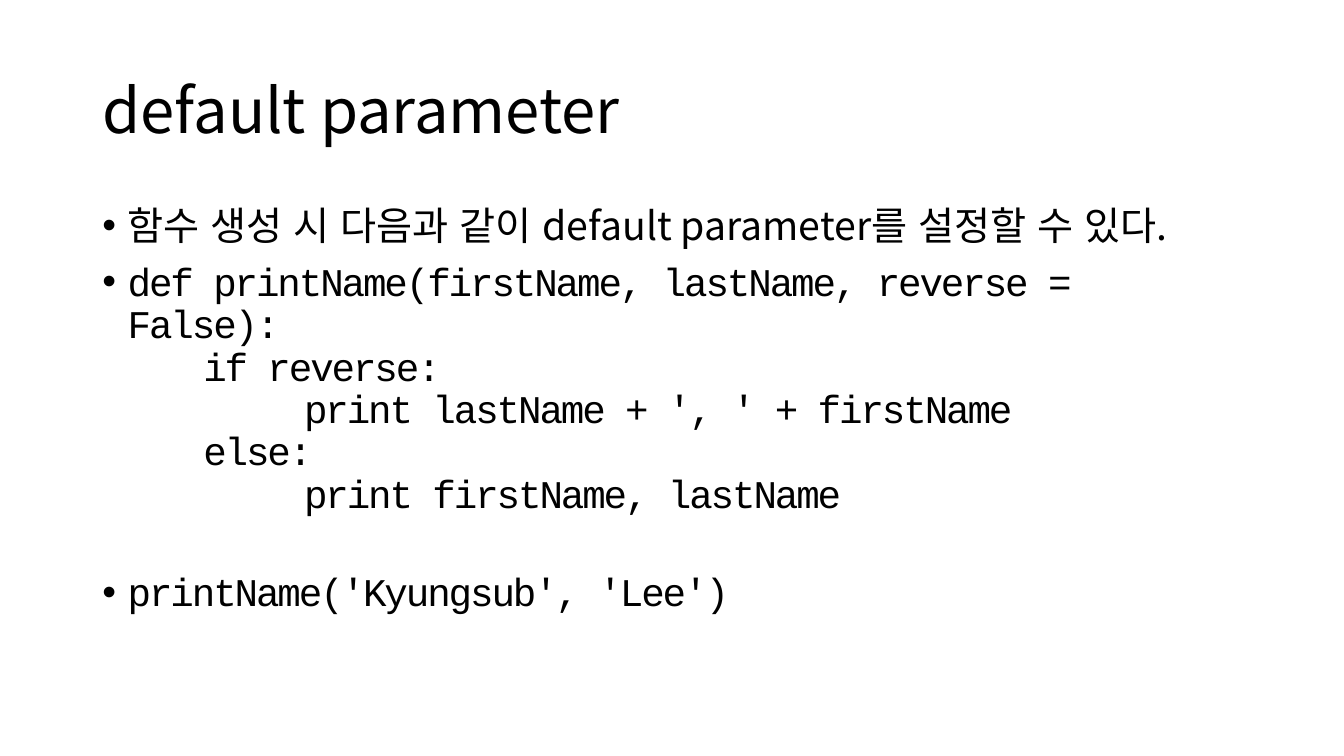
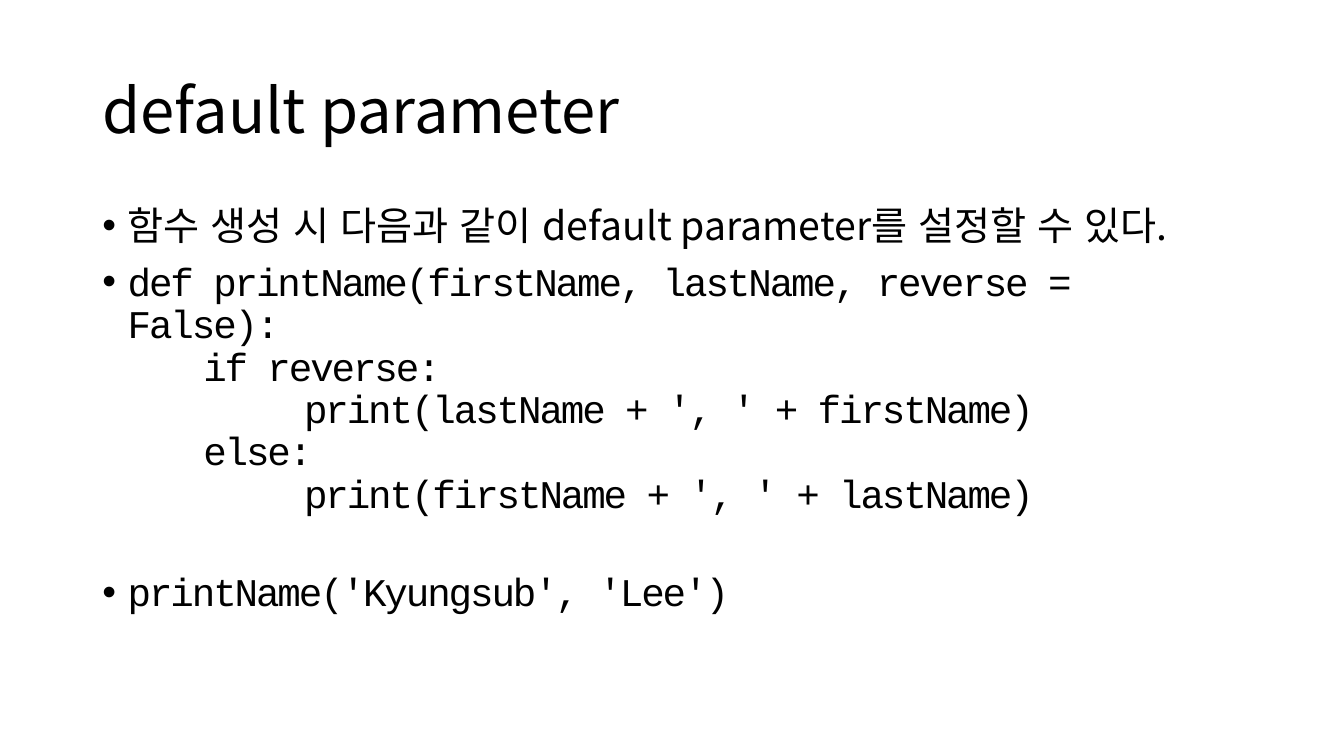
Before and after one commit to ksublee/SPuP, a slide deck: slide 10 of ppt/Python_4_함수.pptx. Drawn at 1344x756 pixels with LibreOffice and Linux fonts; fonts in the diff are those of the drawing. Boxes give left, top, right and bottom in pixels: in the first picture for what was removed or moved away, otherwise in the second. Text is boxed around its words. In the diff, an @@ line names an element or a change of style, - is before the commit and + after.

```diff
--- a/ppt/Python_4_함수.pptx
+++ b/ppt/Python_4_함수.pptx
@@ text at (128, 268, 1034, 516): text changed @@
-• def printName(firstName, lastName, reverse = False):
-  if reverse:
-  print lastName + ', ' + firstName
-  else:
-  print firstName, lastName
+• def printName(firstName, lastName, reverse = False):
+  if reverse:
+  print(lastName + ', ' + firstName)
+  else:
+  print(firstName + ', ' + lastName)
```
Also in this commit, not shown: 6 other slides changed.
